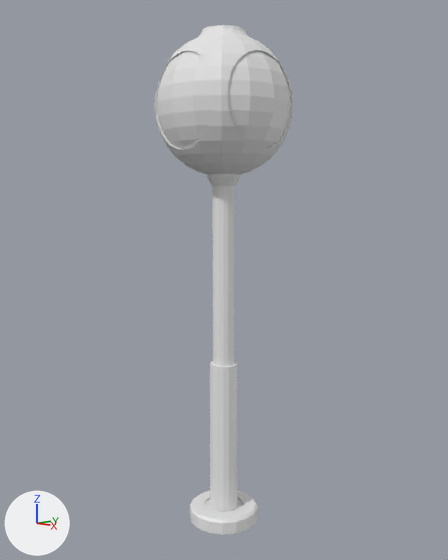
Before and after pictures for a commit that changed the Blender file maps/New styles/Dimensional/Andrea/Clock Post UV.blend.
One viewpoint serves both versions: a 50 mm camera at (6.69, -6.3, 4.92) aimed at (-0.01, 0.01, 3.73). Arrows for +X, +Y and +Z are at lower left; the lights stay in place.
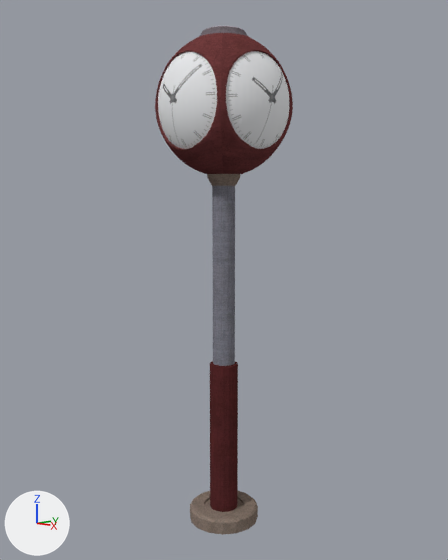
Diff of the bpy script that builds the scene:
```diff
--- a/maps/New styles/Dimensional/Andrea/Clock Post UV.blend.py
+++ b/maps/New styles/Dimensional/Andrea/Clock Post UV.blend.py
@@ img_clock_post_texture_png @@
+img_clock_post_texture_png = load_image('Clock Post Texture.png', 'Clock Post Texture.png', 1024, 1024, 'sRGB')
@@ mat_material_002 @@
+mat_material_002 = principled_material('Material.002')
+mat_material_002.texture = img_clock_post_texture_png
+mat_material_002.specular_ior_level = 0.0
@@ mat_material_003 @@
+mat_material_003 = principled_material('Material.003')
+mat_material_003.texture = img_clock_post_texture_png
+mat_material_003.specular_ior_level = 0.0
@@ me_cylinder_001 @@
 me_cylinder_001.from_pydata(...)  # 208 vertices, 194 faces; spans x -0.53..0.53, y -0.53..0.53, z 0.0..5.42
+me_cylinder_001.materials.append(mat_material_003)  # picture img_clock_post_texture_png
@@ me_sphere @@
 me_sphere.from_pydata(...)  # 857 vertices, 737 faces; spans x -0.76..0.76, y -0.76..0.76, z 5.25..7.3
+me_sphere.materials.append(mat_material_002)  # picture img_clock_post_texture_png
```

Location of each change, [x1, y1, x2, y2] in pixels of the pictures (448 x 560 px):
'Cylinder.001', recoloured
    both: [190, 174, 258, 535]
'Sphere', recoloured (white to brown)
    both: [154, 25, 294, 175]
